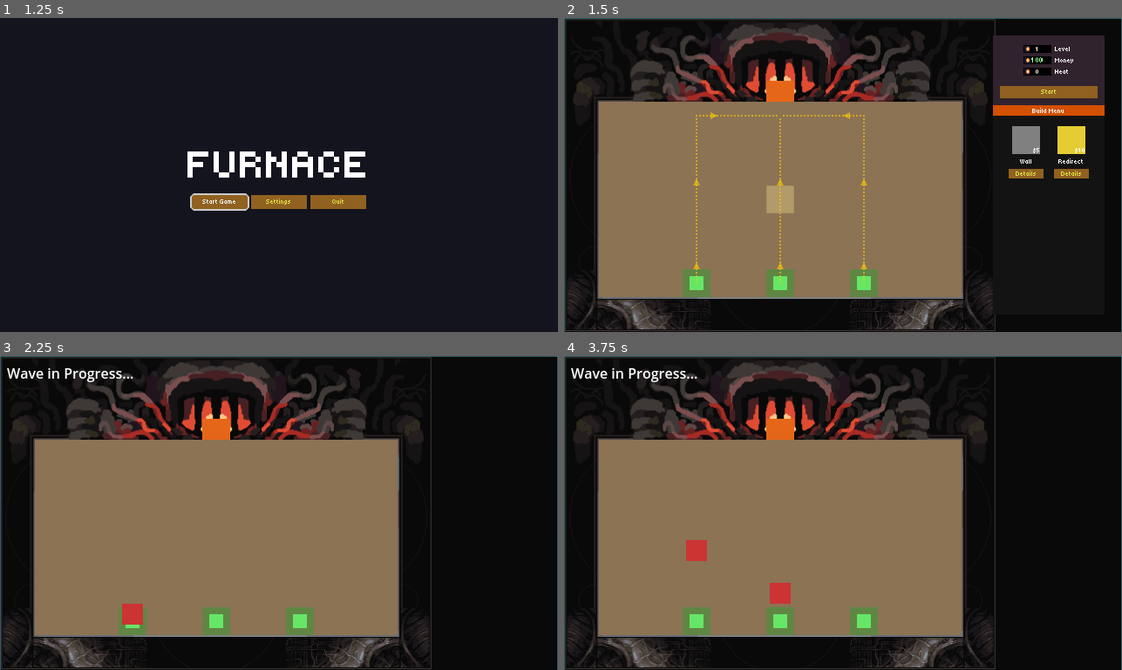
Above: before the commit, frames 1-4 (two rows, left to right).
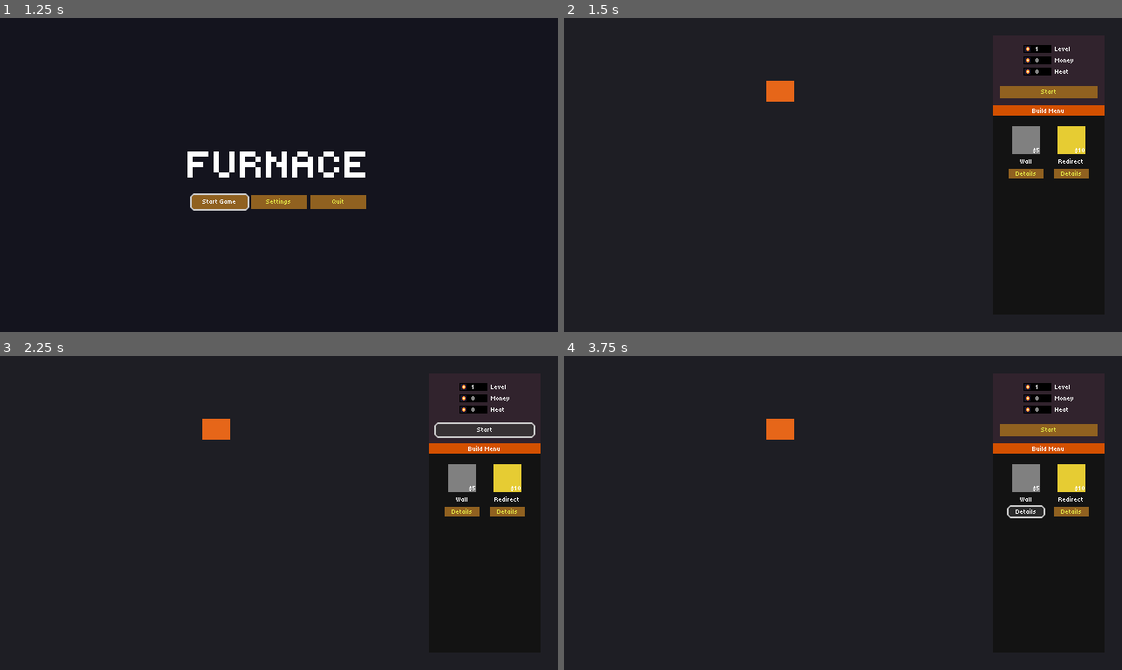
Above: after the commit, the same moments.

Repository: Arcane-Laboratory/Furnace
Game: Godot game, scene res://scenes/ui/title_screen.tscn
Same seed, same stepped clock (60 frames per second), same inputs: the game is played once before the commit and once after it.
Inputs (mouse positions are in pixels of both pictures, inside the frame that each line leads up to):
- Up to frame 1 (1.25 s): tap Enter at 0.5 s; move the mouse to (401, 159) at 0.52 s; tap P at 0.6 s; click (401, 159) at 0.67 s
- Up to frame 2 (1.5 s): click "Start Game" at 1.25 s
- Up to frame 3 (2.25 s): click "Start" at 2 s
- Up to frame 4 (3.75 s): click (1049, 431) at 2.75 s, where only the run after the commit has a clickable "Start"; click (1027, 513) at 3.5 s, where only the run after the commit has a clickable "Details"

Frame 1 is identical in both runs. In frame 2, 69% of the frame differs, in the area x 0-100%, y 0-100%; in frame 3, 75%; in frame 4, 75%.
Error after the commit: Parse Error: Could not find type "SellTooltip" in the current scope. (res://scripts/game/game_scene.gd:629)

Commit message:
refactor: rename sell_tooltip to tile_tooltip
Rename for extensibility - tooltip may have more tile actions beyond sell in the future.
- SellTooltip → TileTooltip class
- sell_tooltip.tscn → tile_tooltip.tscn
- Updated all references in game_scene.gd

Diff:
--- a/godot/scenes/ui/sell_tooltip.tscn
+++ b/godot/scenes/ui/tile_tooltip.tscn
@@ -1,7 +1,7 @@
 [gd_scene load_steps=3 format=3 uid="uid://c8sell_tooltip"]
 
 [ext_resource type="Theme" uid="uid://brmsm8x6ntpna" path="res://theme/furnace_theme.tres" id="1_theme"]
-[ext_resource type="Script" path="res://scripts/ui/sell_tooltip.gd" id="2_script"]
+[ext_resource type="Script" path="res://scripts/ui/tile_tooltip.gd" id="2_script"]
 
 [sub_resource type="StyleBoxFlat" id="StyleBoxFlat_panel"]
 bg_color = Color(0.2, 0.2, 0.25, 0.95)
@@ -14,7 +14,7 @@
 content_margin_right = 2.0
 content_margin_bottom = 2.0
 
-[node name="SellTooltip" type="PanelContainer"]
+[node name="TileTooltip" type="PanelContainer"]
 script = ExtResource("2_script")
 theme = ExtResource("1_theme")
 theme_override_styles/panel = SubResource("StyleBoxFlat_panel")
--- a/godot/scripts/game/game_scene.gd
+++ b/godot/scripts/game/game_scene.gd
@@ -26,8 +26,8 @@
 ## Error snackbar for showing placement errors
 var error_snackbar: Control = null
 
-## Sell tooltip for selling items
-var sell_tooltip: SellTooltip = null
+## Tile tooltip for tile actions (sell, etc.)
+var tile_tooltip: TileTooltip = null
 
 var is_paused: bool = false
 
@@ -68,7 +68,7 @@
 	_create_error_snackbar()
 
 	# Create sell tooltip
-	_create_sell_tooltip()
+	_create_tile_tooltip()
 
 	# Create drop target for drag-and-drop
 	_create_drop_target()
@@ -422,12 +422,12 @@
 			# First, try to cancel any active selection
 			if placement_manager and placement_manager.has_selection():
 				placement_manager.clear_selection()
-				_hide_sell_tooltip()
+				_hide_tile_tooltip()
 				get_viewport().set_input_as_handled()
 				return
 			# If sell tooltip is visible, hide it
-			if sell_tooltip and sell_tooltip.visible:
-				_hide_sell_tooltip()
+			if tile_tooltip and tile_tooltip.visible:
+				_hide_tile_tooltip()
 				get_viewport().set_input_as_handled()
 				return
 		# Otherwise, toggle pause menu
@@ -437,7 +437,7 @@
 	if event is InputEventMouseButton and event.pressed and event.button_index == MOUSE_BUTTON_LEFT:
 		if GameManager.current_state == GameManager.GameState.BUILD_PHASE:
 			# Skip if click is over the sell tooltip (let button handle it)
-			if _is_mouse_over_sell_tooltip():
+			if _is_mouse_over_tile_tooltip():
 				return
 			_handle_build_phase_click()
 
@@ -550,13 +550,13 @@
 
 	if cell_x < 0 or cell_x >= GameConfig.GRID_COLUMNS or cell_y < 0 or cell_y >= GameConfig.GRID_ROWS:
 		# Click outside grid - hide sell tooltip
-		_hide_sell_tooltip()
+		_hide_tile_tooltip()
 		return
 
 	var grid_pos := Vector2i(cell_x, cell_y)
 
 	# Hide sell tooltip on any click
-	_hide_sell_tooltip()
+	_hide_tile_tooltip()
 
 	# If item is selected, try to place it
 	if placement_manager.has_selection():
@@ -564,7 +564,7 @@
 	else:
 		# No item selected - check if clicking on a sellable tile
 		if TileManager.can_sell_tile(grid_pos):
-			_show_sell_tooltip(grid_pos)
+			_show_tile_tooltip(grid_pos)
 
 
 ## Create the error snackbar
@@ -620,32 +620,32 @@
 
 
 ## Create the sell tooltip
-func _create_sell_tooltip() -> void:
-	var sell_tooltip_scene := load("res://scenes/ui/sell_tooltip.tscn") as PackedScene
-	if not sell_tooltip_scene:
-		push_error("GameScene: Failed to load sell_tooltip.tscn")
-		return
-
-	sell_tooltip = sell_tooltip_scene.instantiate() as SellTooltip
-	if not sell_tooltip:
+func _create_tile_tooltip() -> void:
+	var tile_tooltip_scene := load("res://scenes/ui/tile_tooltip.tscn") as PackedScene
+	if not tile_tooltip_scene:
+		push_error("GameScene: Failed to load tile_tooltip.tscn")
+		return
+
+	tile_tooltip = tile_tooltip_scene.instantiate() as SellTooltip
+	if not tile_tooltip:
 		push_error("GameScene: Failed to instantiate sell tooltip")
 		return
 
 	# Connect to sell request signal
-	sell_tooltip.sell_requested.connect(_on_sell_requested)
+	tile_tooltip.sell_requested.connect(_on_sell_requested)
 
 	# Add to UILayer so it's above game board and handles input correctly
 	var ui_layer := get_node_or_null("UILayer") as CanvasLayer
 	if ui_layer:
-		ui_layer.add_child(sell_tooltip)
+		ui_layer.add_child(tile_tooltip)
 	else:
 		# Fallback to game_board with high z_index
-		game_board.add_child(sell_tooltip)
+		game_board.add_child(tile_tooltip)
 
 
 ## Show sell tooltip at tile position
-func _show_sell_tooltip(grid_pos: Vector2i) -> void:
-	if not sell_tooltip:
+func _show_tile_tooltip(grid_pos: Vector2i) -> void:
+	if not tile_tooltip:
 		return
 
 	var item_type := TileManager.get_placed_item_type(grid_pos)
@@ -666,20 +666,20 @@
 		tile_screen_pos.y - 26  # Just above the tile
 	)
 
-	sell_tooltip.show_for_tile(grid_pos, definition.cost, tooltip_pos)
+	tile_tooltip.show_for_tile(grid_pos, definition.cost, tooltip_pos)
 
 
 ## Hide the sell tooltip
-func _hide_sell_tooltip() -> void:
-	if sell_tooltip:
-		sell_tooltip.hide_tooltip()
+func _hide_tile_tooltip() -> void:
+	if tile_tooltip:
+		tile_tooltip.hide_tooltip()
 
 
 ## Check if mouse is over the sell tooltip
-func _is_mouse_over_sell_tooltip() -> bool:
-	if not sell_tooltip:
+func _is_mouse_over_tile_tooltip() -> bool:
+	if not tile_tooltip:
 		return false
-	return sell_tooltip.is_mouse_over()
+	return tile_tooltip.is_mouse_over()
 
 
 ## Handle sell request from tooltip
@@ -710,7 +710,7 @@
 ## Handle selection changed signal
 func _on_selection_changed(_item_type: String) -> void:
 	# Selection changed - hide sell tooltip when selecting an item
-	_hide_sell_tooltip()
+	_hide_tile_tooltip()
 
 
 ## Create drop target overlay for drag-and-drop
--- a/godot/scripts/ui/sell_tooltip.gd
+++ b/godot/scripts/ui/tile_tooltip.gd
@@ -1,6 +1,6 @@
 extends PanelContainer
-class_name SellTooltip
-## Tooltip shown when clicking a sellable tile - allows selling placed items
+class_name TileTooltip
+## Tooltip shown when clicking a tile - allows actions like selling placed items
 
 
 ## Emitted when sell button is pressed, with the grid position
